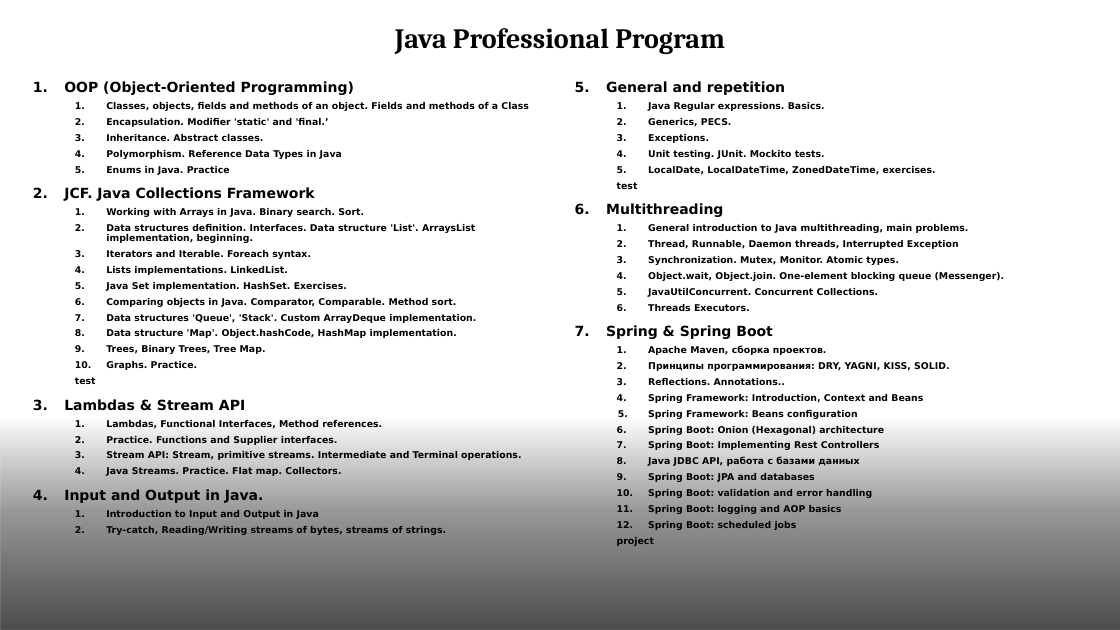
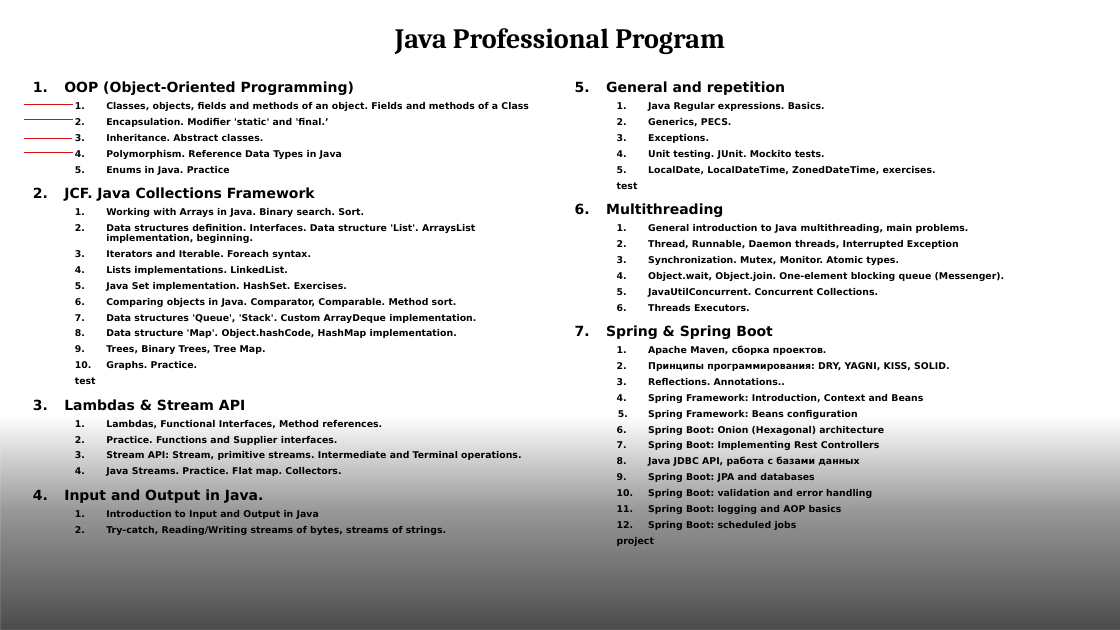
Before and after one commit to mediams/st_projects, a slide deck: slide 1 of Java Pro/Java Prof Program - new version.pptx. Drawn at 1120x630 pixels with LibreOffice and Linux fonts; fonts in the diff are those of the drawing; background and template pictures are left out. Boxes give left, top, right and bottom in pixels: in the first picture for what was removed or moved away, otherwise in the second. Text is boxed around its words. In the diff, an @@ line names an element or a change of style, - is before the commit and + after.

```diff
--- a/Java Pro/Java Prof Program - new version.pptx
+++ b/Java Pro/Java Prof Program - new version.pptx
@@ line added from (73, 104) to (24, 104), #D51216 0.75 pt @@
@@ line added from (73, 120) to (24, 120), #D51216 0.75 pt @@
@@ line added from (72, 138) to (24, 138), #D51216 0.75 pt @@
@@ line added from (73, 153) to (24, 153), #D51216 0.75 pt @@
```
Also in this commit, not shown: 1 other file.
